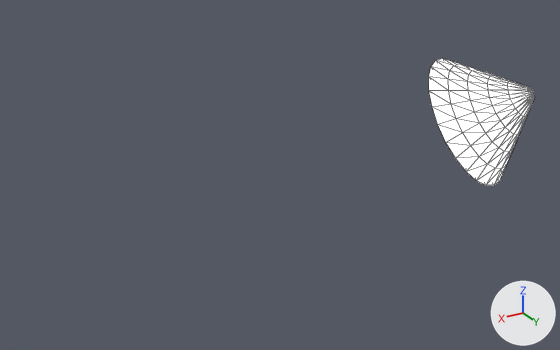
One commit to the OBJ model NorfolkVizApp/depends/models/F08.obj: the scene before it, then after it.
The view is the same before and after, from a camera (50 mm lens) standing at (247.0, 589.0, -56.0) and looking at (21.0, 211.0, -245.0). Every picture has the same lights, and +X, +Y and +Z are marked at lower right. Mesh edges are drawn as thin lines. Where no turn or scale is listed for an object, it has been applied to the vertices.

The first picture shows 'F08'.
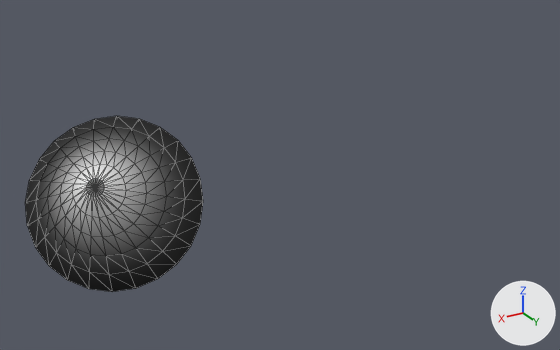
Location of each change, [x1, y1, x2, y2] in pixels of the pictures (560 x 350 px):
'F08', surface changed, mesh mirrored: before [429, 58, 535, 185]; after [25, 116, 203, 292]

Edits to the bpy script that builds the scene:
```text
Change mat_17___default:
    remove mat_17___default.emission_strength = 1.0
Change me_f08:
    where me_f08.from_pydata(...)  # 146 vertices, 288 faces; spans x -171.9..-84.8, y 183.7..254.4, z -275.2..-195.4
    used by ob_f08; location = (0.0, 0.0, 0.0)
    me_f08 part 1: the whole mesh is mirrored in x about the mesh origin
```
